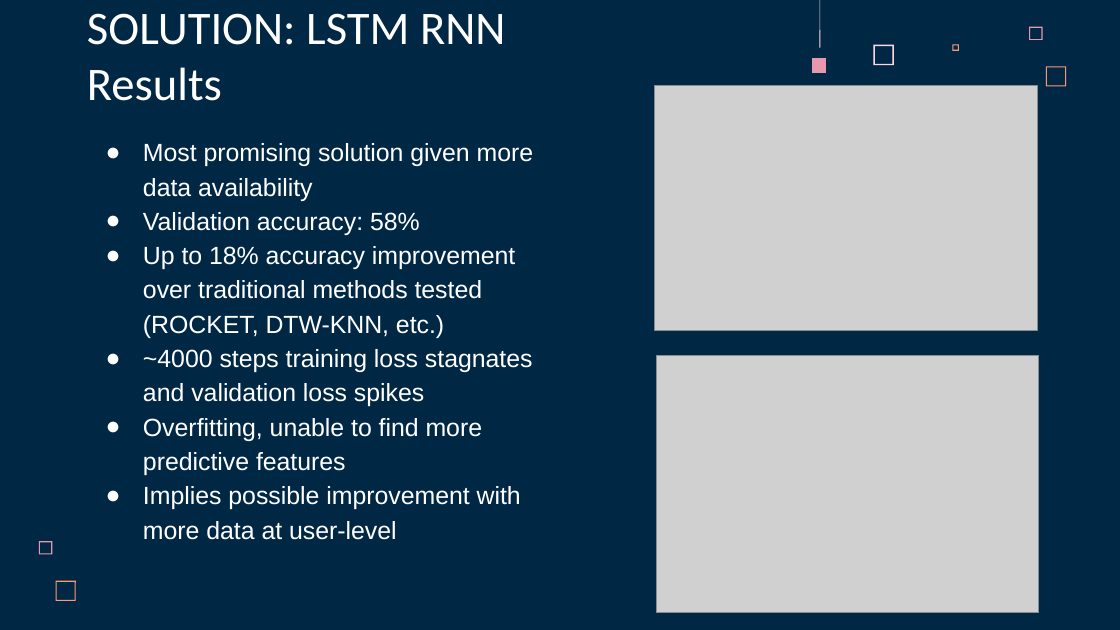
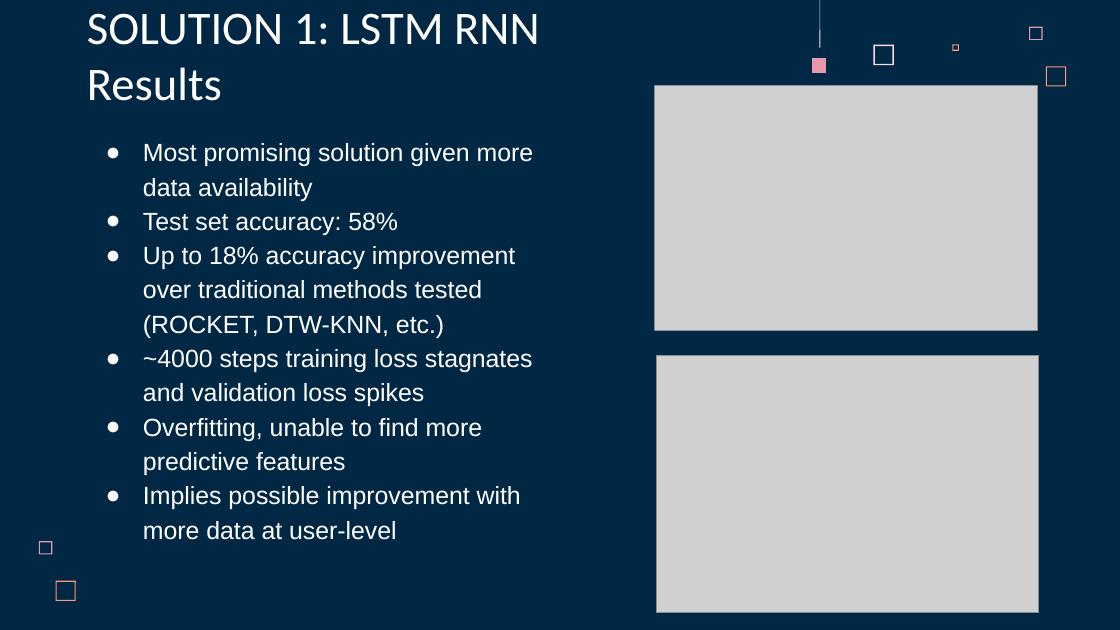
Before and after one commit to ITU-AI-ML-in-5G-Challenge/ML5G-PS-012-Xdding, a slide deck: slide 13 of ML5G-PS-012-Xdding-Presentation.pptx (slide 12 before the commit). Drawn at 1120x630 pixels with LibreOffice and Linux fonts; fonts in the diff are those of the drawing; grey boxes stand for pictures. Boxes give left, top, right and bottom in pixels: in the first picture for what was removed or moved away, otherwise in the second. Text is boxed around its words. In the diff, an @@ line names an element or a change of style, - is before the commit and + after.

```diff
--- a/ML5G-PS-012-Xdding-Presentation.pptx
+++ b/ML5G-PS-012-Xdding-Presentation.pptx
@@ title at box(87, 13, 539, 101): text changed @@
-SOLUTION: LSTM RNN Results
+SOLUTION 1: LSTM RNN Results
@@ text at box(143, 212, 398, 235): text changed @@
-● Validation accuracy: 58%
+● Test set accuracy: 58%
```
Also in this commit, not shown: 11 other slides changed, 3 slides added, 2 slides removed, 1 other file.
